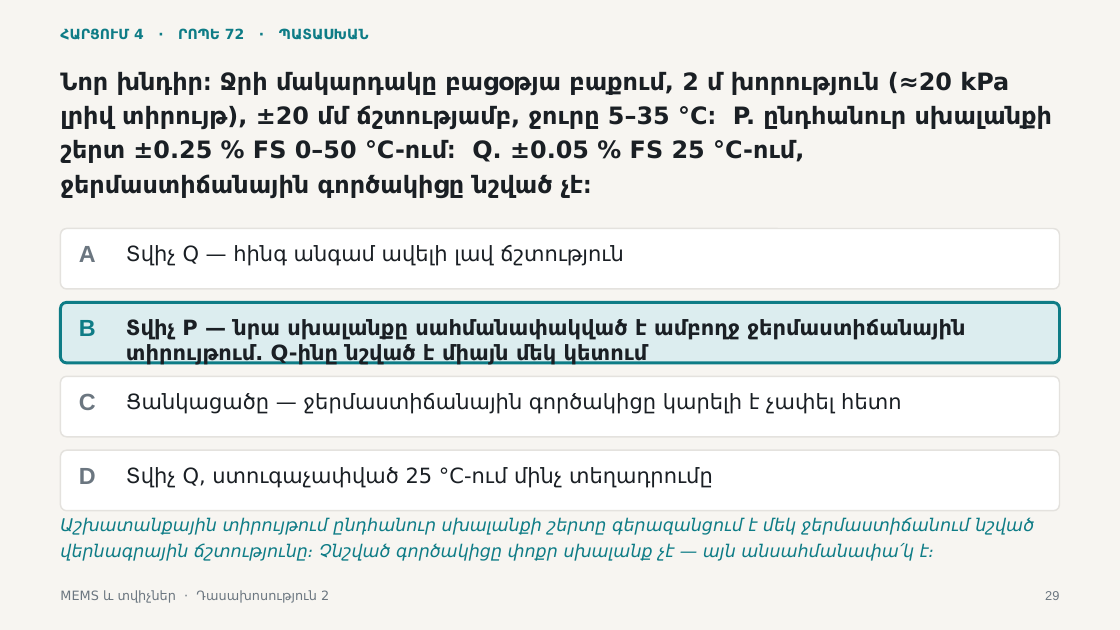
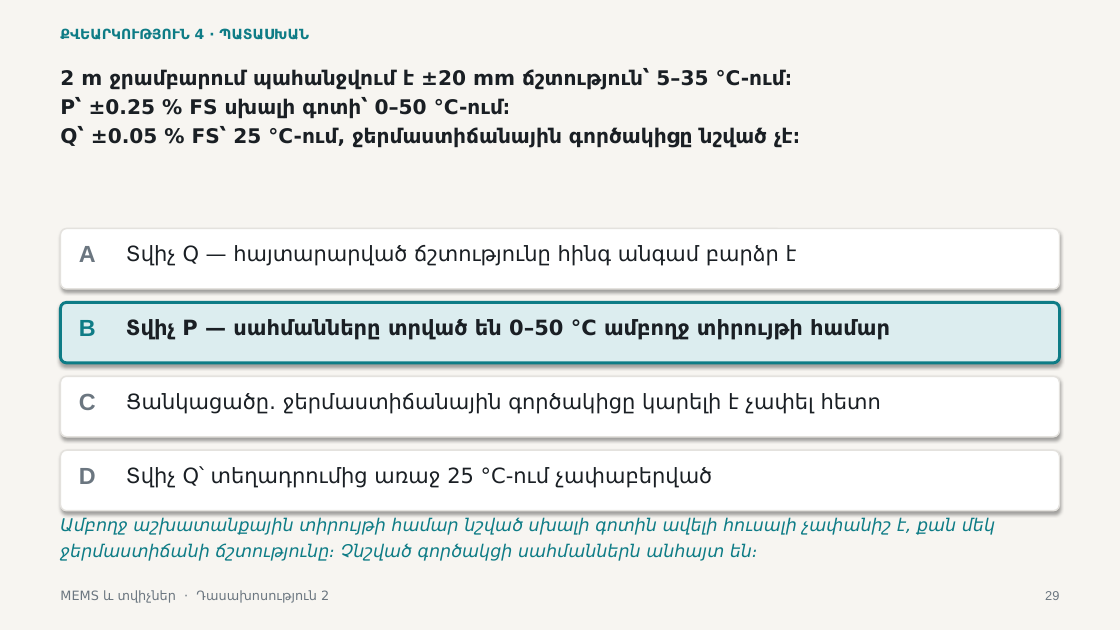
Before and after one commit to Vhovh99/mems-and-sensors-subject, a slide deck: slide 29 of lectures/lecture-02/output/L2-sensor-specifications-and-selection-HY.pptx. Drawn at 1120x630 pixels with LibreOffice and Linux fonts; fonts in the diff are those of the drawing. Boxes give left, top, right and bottom in pixels: in the first picture for what was removed or moved away, otherwise in the second. Text is boxed around its words. In the diff, an @@ line names an element or a change of style, - is before the commit and + after.

Commit message:
Fix Armenian spelling for 2nd Lecture.

```diff
--- a/lectures/lecture-02/output/L2-sensor-specifications-and-selection-HY.pptx
+++ b/lectures/lecture-02/output/L2-sensor-specifications-and-selection-HY.pptx
@@ text at bbox=[60, 28, 309, 40]: text changed @@
-ՀԱՐՑՈՒՄ 4 · ՐՈՊԵ 72 · ՊԱՏԱՍԽԱՆ
+ՔՎԵԱՐԿՈՒԹՅՈՒՆ 4 · ՊԱՏԱՍԽԱՆ
@@ text at bbox=[60, 69, 800, 148]: text changed; size 20.5 to 17.2 pt @@
-Նոր խնդիր։ Ջրի մակարդակը բացօթյա բաքում, 2 մ խորություն (≈20 kPa լրիվ տիրույթ), ±20 մմ ճշտությամբ, ջուրը 5–35 °C։ P. ընդհանուր սխալանքի շերտ ±0.25 % FS 0–50 °C-ում։ Q. ±0.05 % FS 25 °C-ում, ջերմաստիճանային գործակիցը նշված չէ։
+2 m ջրամբարում պահանջվում է ±20 mm ճշտություն՝ 5–35 °C-ում։
+P՝ ±0.25 % FS սխալի գոտի՝ 0–50 °C-ում։
+Q՝ ±0.05 % FS՝ 25 °C-ում, ջերմաստիճանային գործակիցը նշված չէ։
@@ text at bbox=[126, 245, 797, 266]: text changed @@
-Տվիչ Q — հինգ անգամ ավելի լավ ճշտություն
+Տվիչ Q — հայտարարված ճշտությունը հինգ անգամ բարձր է
@@ text at bbox=[126, 319, 890, 340]: text changed @@
-Տվիչ P — նրա սխալանքը սահմանափակված է ամբողջ ջերմաստիճանային տիրույթում. Q-ինը նշված է միայն մեկ կետում
+Տվիչ P — սահմանները տրված են 0–50 °C ամբողջ տիրույթի համար
@@ text at bbox=[126, 393, 881, 414]: text changed @@
-Ցանկացածը — ջերմաստիճանային գործակիցը կարելի է չափել հետո
+Ցանկացածը․ ջերմաստիճանային գործակիցը կարելի է չափել հետո
@@ shadow on in 5 elements at bbox=[0, 0, 1120, 630], bbox=[60, 229, 1060, 289], bbox=[60, 302, 1060, 363], bbox=[60, 376, 1060, 437], bbox=[60, 450, 1060, 511] @@
@@ text at bbox=[126, 466, 713, 488]: text changed @@
-Տվիչ Q, ստուգաչափված 25 °C-ում մինչ տեղադրումը
+Տվիչ Q՝ տեղադրումից առաջ 25 °C-ում չափաբերված
@@ text at bbox=[60, 518, 995, 561]: text changed @@
-Աշխատանքային տիրույթում ընդհանուր սխալանքի շերտը գերազանցում է մեկ ջերմաստիճանում նշված վերնագրային ճշտությունը։ Չնշված գործակիցը փոքր սխալանք չէ — այն անսահմանափա՛կ է։
+Ամբողջ աշխատանքային տիրույթի համար նշված սխալի գոտին ավելի հուսալի չափանիշ է, քան մեկ ջերմաստիճանի ճշտությունը։ Չնշված գործակցի սահմաններն անհայտ են։
```
Also in this commit, not shown: 32 other slides changed, 10 other files.
